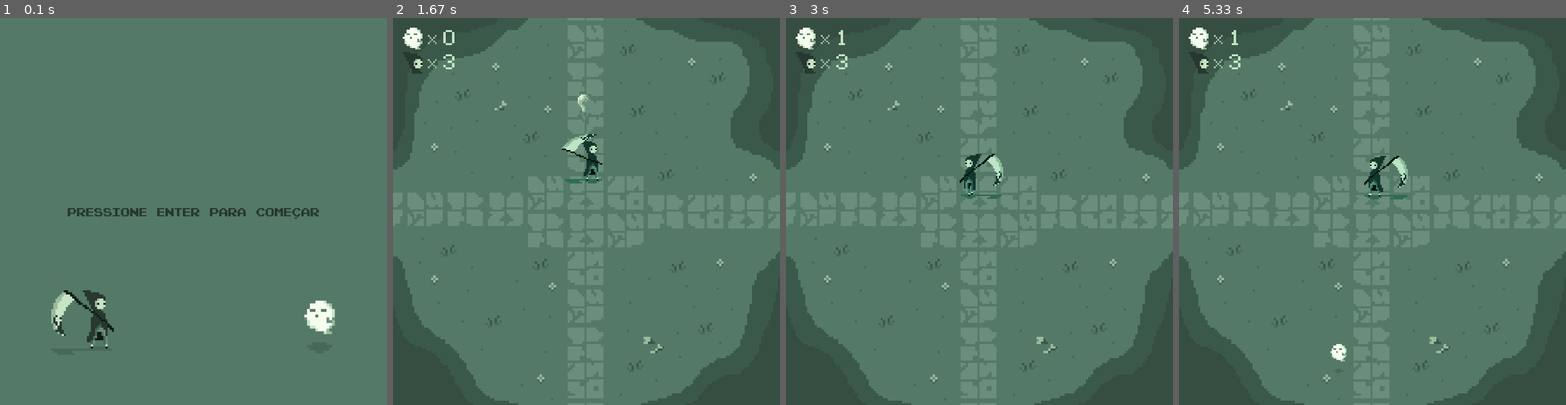
Above: before the commit, frames 1-4 (left to right).
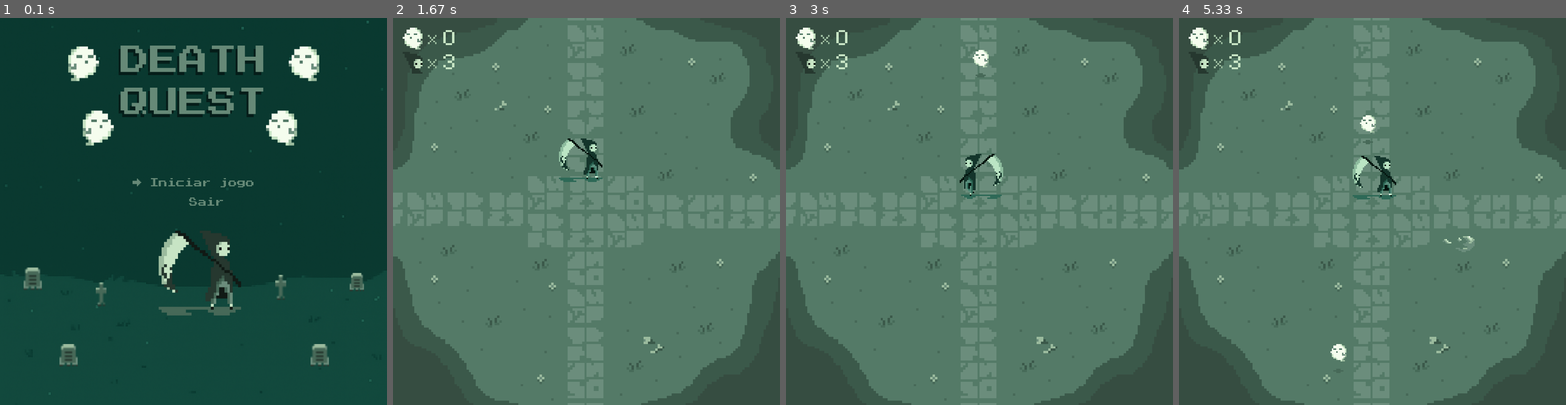
Above: after the commit, the same moments.

Repository: daskyni/jogo-pygame
Game: pygame game, started from main.py
Same seed, same stepped clock (60 frames per second), same inputs: the game is played once before the commit and once after it.
Inputs:
- Up to frame 1 (0.1 s): no input
- Up to frame 2 (1.67 s): hold Enter 0.33-0.8 s; hold Up 0.33-0.8 s; tap Space at 0.83 s; hold Up 1.17-1.63 s
- Up to frame 3 (3 s): hold Right 1.67-2.13 s; hold Left 2.17-2.7 s; hold Down from 2.73 s (still down)
- Up to frame 4 (5.33 s): release Down at 3.03 s; tap Space at 3.07, 3.47, 3.77, 3.9, 4.3, 4.6, 4.97 s; hold Left 3.4-3.8 s; hold Up 3.83-4.2 s; hold Right 4.23-4.87 s; hold Down 4.9-5.27 s; hold Left from 5.3 s (still down)

The runs differ from the first frame. In frame 1, 96% of the frame differs, in the area x 0-100%, y 0-100%; in frame 2, 0.5%; in frame 3, 0.2%; in frame 4, 1.1%.

Commit message:
Tela inicial e game over. Adição de efeitos sonoros e projetil na diagonal

Diff:
--- a/main.py
+++ b/main.py
@@ -1,6 +1,6 @@
 import pygame
 from ghosts import Ghost
-from player import Player
+from player import Player, PLAYER_MELEE_RANGE
 from projectile import Projectile
 import random
 
@@ -61,6 +61,7 @@
 
 if __name__ == "__main__":
     pygame.init()
+    pygame.mixer.init()  # Inicializa o mixer de som
 
     screen = pygame.display.set_mode((SCREEN_WIDTH, SCREEN_HEIGHT))
     pygame.display.set_caption("O Jogo do Ceifador")
@@ -76,23 +77,48 @@
     scaled_initial_background = pygame.transform.scale(initial_background_image, (SCREEN_WIDTH, SCREEN_HEIGHT))
     initial_background_rect = scaled_initial_background.get_rect()
 
-    FONT_PATH = "./fonts/Pixel Emulator.otf"
+    game_over_background_path = "./background/GAME OVER.png"
+    game_over_background_image = pygame.image.load(game_over_background_path).convert()
+    scaled_game_over_background = pygame.transform.scale(game_over_background_image, (SCREEN_WIDTH, SCREEN_HEIGHT))
+    game_over_background_rect = scaled_game_over_background.get_rect()
+
+
+    FONT_PATH = "./fonts/PressStart2P.ttf"
     pygame.font.init()
     try:
-        font_stats = pygame.font.Font(FONT_PATH, 20)
-        font_title = pygame.font.Font(FONT_PATH, 20)
-        font_instruction = pygame.font.Font(FONT_PATH, 25)
+        font_stats = pygame.font.Font(FONT_PATH, 18)
+        font_title = pygame.font.Font(FONT_PATH, 18)
+        font_instruction = pygame.font.Font(FONT_PATH, 18)
     except pygame.error:
         print(f"Aviso: Fonte '{FONT_PATH}' não encontrada. Usando fonte padrão.")
         font_stats = pygame.font.Font(None, 38)
         font_title = pygame.font.Font(None, 76)
         font_instruction = pygame.font.Font(None, 42)
 
+    # Carrega o som de ataque
+    scythe_swoosh_sound = None
+    projectile_launch_sound = None
+    try:
+        scythe_swoosh_sound = pygame.mixer.Sound('./sounds/foice.wav') # Som da foice
+        projectile_launch_sound = pygame.mixer.Sound('./sounds/projetil.wav') # Som do lançamento do projétil
+    except pygame.error:
+        print("Aviso: Arquivo de som para foice ou projétil não encontrado. Sons de ataque não serão reproduzidos.")
+        scythe_swoosh_sound = None
+        projectile_launch_sound = None
+
     TELA_INICIAL = "TELA_INICIAL"
     JOGANDO = "JOGANDO"
     GAME_OVER = "GAME_OVER"
     game_state = TELA_INICIAL
 
+    # Menu interativo
+    menu_options = ["Iniciar jogo", "Sair"]
+    selected_option = 0
+
+    game_over_options = ["Reiniciar", "Sair"]
+    game_over_selected = 0
+
+
     GHOST_SPAWN_EVENT = pygame.USEREVENT + 1
     pygame.time.set_timer(GHOST_SPAWN_EVENT, 2000)
 
@@ -122,9 +148,6 @@
     projectiles = pygame.sprite.Group()
 
     smoke_frames = load_smoke_frames()
-
-    last_shot_time = 0
-    shot_cooldown = 1500  # ms
 
     clock = pygame.time.Clock()
 
@@ -140,38 +163,57 @@
 
             if game_state == TELA_INICIAL:
                 if event.type == pygame.KEYDOWN:
-                    if event.key == pygame.K_RETURN:
-                        inicializa_jogo(player, ghosts)
-                        game_state = JOGANDO
+                    if event.key == pygame.K_UP:
+                        selected_option = (selected_option - 1) % len(menu_options)
+                    elif event.key == pygame.K_DOWN:
+                        selected_option = (selected_option + 1) % len(menu_options)
+                    elif event.key == pygame.K_RETURN:
+                        if menu_options[selected_option] == "Iniciar jogo":
+                            inicializa_jogo(player, ghosts)
+                            game_state = JOGANDO
+                        elif menu_options[selected_option] == "Sair":
+                            running = False
 
             elif game_state == JOGANDO:
                 player.handle_input(event)
+                if event.type == pygame.KEYDOWN:
+                    if event.key == pygame.K_SPACE:
+                        # Tenta iniciar o ataque. Se for bem-sucedido (não em cooldown)...
+                        if player.attack(scythe_swoosh_sound):
+                            # Verifica se foi um ataque corpo a corpo (melee)
+                            melee_hit_occurred = False
+                            for ghost in ghosts:
+                                distance = pygame.Vector2(player.rect.center).distance_to(ghost.rect.center)
+                                if distance <= PLAYER_MELEE_RANGE:
+                                    ghost.take_damage(player.player_damage)
+                                    melee_hit_occurred = True
+
+                            # Se NENHUM fantasma foi atingido no corpo a corpo, lança o projétil
+                            if not melee_hit_occurred:
+                                if projectile_launch_sound:
+                                    projectile_launch_sound.play()
+                                # Calcula a posição inicial do projétil com um deslocamento
+                                offset_distance = 40
+                                proj_start_pos = pygame.Vector2(player.rect.center) + player.direction * offset_distance
+                                # Cria o projétil usando o vetor de direção do jogador
+                                proj = Projectile(proj_start_pos, player.direction, smoke_frames)
+                                projectiles.add(proj)
 
             elif game_state == GAME_OVER:
                 if event.type == pygame.KEYDOWN:
-                    if event.key == pygame.K_RETURN:
-                        inicializa_jogo(player, ghosts)
-                        game_state = JOGANDO
-                    elif event.key == pygame.K_ESCAPE:
-                        running = False
+                    if event.key == pygame.K_UP:
+                        game_over_selected = (game_over_selected - 1) % len(game_over_options)
+                    elif event.key == pygame.K_DOWN:
+                        game_over_selected = (game_over_selected + 1) % len(game_over_options)
+                    elif event.key == pygame.K_RETURN:
+                        if game_over_options[game_over_selected] == "Reiniciar":
+                            inicializa_jogo(player, ghosts)
+                            game_state = JOGANDO
+                        elif game_over_options[game_over_selected] == "Sair":
+                            running = False
+
 
         if game_state == JOGANDO:
-            # Disparo automático do projetil
-            if current_time - last_shot_time >= shot_cooldown:
-                last_shot_time = current_time
-                x, y = player.rect.center
-                offset = 60
-                if player.direction == 'right':
-                    x += offset
-                elif player.direction == 'left':
-                    x -= offset
-                elif player.direction == 'up':
-                    y -= offset
-                elif player.direction == 'down':
-                    y += offset
-                proj = Projectile((x, y), player.direction, smoke_frames)
-                projectiles.add(proj)
-
             projectiles.update()
 
             # Colisão projetil x fantasmas
@@ -181,15 +223,19 @@
                     for ghost in hits:
                         ghost.take_damage(1)
                         if ghost.lives_remaining <= 0:
-                            ghosts_killed += 1  # incrementa contador
+                            ghosts_killed += 1
                     proj.kill()
 
         # Desenha telas
         if game_state == TELA_INICIAL:
             screen.blit(scaled_initial_background, initial_background_rect)
-            instrucao_surface = font_instruction.render("Pressione ENTER para começar", True, (38, 56, 48))
-            instrucao_rect = instrucao_surface.get_rect(center=(SCREEN_WIDTH // 2, SCREEN_HEIGHT // 2))
-            screen.blit(instrucao_surface, instrucao_rect)
+            menu_y_start = 340
+            for i, option in enumerate(menu_options):
+                color = (102, 137, 119) if i == selected_option else (102, 137, 119)
+                prefix = "→ " if i == selected_option else "   "
+                option_surface = font_instruction.render(prefix + option, True, color)
+                option_rect = option_surface.get_rect(center=(SCREEN_WIDTH // 2, menu_y_start + i * 40))
+                screen.blit(option_surface, option_rect)
 
         elif game_state == JOGANDO:
             screen.blit(scaled_background, background_rect)
@@ -213,24 +259,23 @@
                 game_state = GAME_OVER
 
         elif game_state == GAME_OVER:
-            screen.blit(scaled_initial_background, initial_background_rect)
-
-            game_over_surface = font_title.render("GAME OVER", True, (38, 56, 48))
-            instrucao_restart_surface = font_instruction.render("ENTER para reiniciar", True, (38, 56, 48))
-            instrucao_sair_surface = font_stats.render("ESC para sair", True, (38, 56, 48))
-
+            screen.blit(scaled_game_over_background, game_over_background_rect)
+
+            # Texto de fantasmas mortos
             kill_count_text = f"Você matou {ghosts_killed} fantasmas"
-            kill_count_surface = font_stats.render(kill_count_text, True, (38, 56, 48))
-
-            game_over_rect = game_over_surface.get_rect(center=(SCREEN_WIDTH // 2, SCREEN_HEIGHT // 3))
-            instrucao_restart_rect = instrucao_restart_surface.get_rect(center=(SCREEN_WIDTH // 2, SCREEN_HEIGHT // 2))
-            instrucao_sair_rect = instrucao_sair_surface.get_rect(center=(SCREEN_WIDTH // 2, SCREEN_HEIGHT // 2 + 60))
-            kill_count_rect = kill_count_surface.get_rect(center=(SCREEN_WIDTH // 2, SCREEN_HEIGHT // 2 - 40))
-
-            screen.blit(game_over_surface, game_over_rect)
+            kill_count_surface = font_stats.render(kill_count_text, True, (102, 137, 119))
+            kill_count_rect = kill_count_surface.get_rect(center=(SCREEN_WIDTH // 2, 300))
             screen.blit(kill_count_surface, kill_count_rect)
-            screen.blit(instrucao_restart_surface, instrucao_restart_rect)
-            screen.blit(instrucao_sair_surface, instrucao_sair_rect)
+
+            # Menu com flechinha
+            menu_y_start = 340
+            for i, option in enumerate(game_over_options):
+                color = (102, 137, 119)
+                prefix = "→ " if i == game_over_selected else "   "
+                option_surface = font_instruction.render(prefix + option, True, color)
+                option_rect = option_surface.get_rect(center=(SCREEN_WIDTH // 2, menu_y_start + i * 40))
+                screen.blit(option_surface, option_rect)
+
 
         pygame.display.flip()
         clock.tick(FPS)
--- a/player.py
+++ b/player.py
@@ -3,6 +3,7 @@
 
 PLAYER_TOTAL_LIVES = 3
 PLAYER_INVULNERABILITY_DURATION = 1000
+PLAYER_MELEE_RANGE = 70 # Distância para ataque corpo a corpo
 PLAYER_ATTACK_DURATION = 500
 PLAYER_ATTACK_COOLDOWN = 1500
 PLAYER_KNOCKBACK_DURATION = 200
@@ -72,7 +73,7 @@
         self.direction_x = 0
         self.direction_y = 0
         self.facing_right = True
-        self.direction = 'right'  # Direção atual para disparo
+        self.direction = pygame.Vector2(1, 0)  # Direção atual para disparo
 
         self.total_lives = PLAYER_TOTAL_LIVES
         self.lives_remaining = self.total_lives
@@ -97,6 +98,14 @@
     def update(self):
         now = pygame.time.get_ticks()
 
+        # Atualiza o vetor de direção com base no estado do movimento
+        # Isso garante que a direção para o projétil esteja sempre correta.
+        if self.direction_x != 0 or self.direction_y != 0:
+            self.direction.x = self.direction_x
+            self.direction.y = self.direction_y
+            if self.direction.length_squared() > 0: # Evita normalizar um vetor nulo
+                self.direction.normalize_ip()
+
         if self.is_knocked_back:
             if now - self.knockback_start_time < PLAYER_KNOCKBACK_DURATION:
                 self.rect.x += self.knockback_direction.x * PLAYER_KNOCKBACK_SPEED
@@ -110,12 +119,6 @@
             self.rect.y += self.direction_y * self.speed
 
         self.rect.clamp_ip(pygame.Rect(0, 0, SCREEN_WIDTH, SCREEN_HEIGHT))
-
-        if not self.is_knocked_back and not self.is_attacking and (now - self.last_attack_time > self.attack_cooldown):
-            self.is_attacking = True
-            self.attack_timer = now
-            self.last_attack_time = now
-            self.current_attack_frame = 0
 
         if self.is_attacking:
             self.animate_attack()
@@ -193,6 +196,18 @@
             else:
                 self.image = base_image
                 self.update_hitbox(False)
+
+    def attack(self, scythe_sound):
+        now = pygame.time.get_ticks()
+        if not self.is_attacking and (now - self.last_attack_time > self.attack_cooldown):
+            self.is_attacking = True
+            self.attack_timer = now
+            self.last_attack_time = now
+            self.current_attack_frame = 0
+            if scythe_sound:
+                scythe_sound.play()
+            return True # Ataque iniciado com sucesso
+        return False # Ataque em cooldown ou já atacando
 
     def take_damage(self, amount, damage_source=None):
         if not self.invulnerable:
@@ -223,20 +238,16 @@
                 self.direction_x = 1
                 self.walking = True
                 self.facing_right = True
-                self.direction = 'right'
             elif event.key == pygame.K_LEFT or event.key == pygame.K_a:
                 self.direction_x = -1
                 self.walking = True
                 self.facing_right = False
-                self.direction = 'left'
             elif event.key == pygame.K_UP or event.key == pygame.K_w:
                 self.direction_y = -1
                 self.walking = True
-                self.direction = 'up'
             elif event.key == pygame.K_DOWN or event.key == pygame.K_s:
                 self.direction_y = 1
                 self.walking = True
-                self.direction = 'down'
 
         elif event.type == pygame.KEYUP:
             if event.key == pygame.K_RIGHT or event.key == pygame.K_d:
--- a/projectile.py
+++ b/projectile.py
@@ -1,49 +1,42 @@
 import pygame
+import math
 
 class Projectile(pygame.sprite.Sprite):
-    def __init__(self, pos, direction, smoke_sprites):
+    def __init__(self, pos, direction_vector, smoke_sprites):
         super().__init__()
 
         scale_factor = 3
 
         # Redimensiona os sprites da fumaça
-        scaled_sprites = [
+        original_scaled_sprites = [
             pygame.transform.scale(
                 img,
                 (img.get_width() * scale_factor, img.get_height() * scale_factor)
             ) for img in smoke_sprites
         ]
 
-        # Ajusta sprites conforme direção
-        if direction == 'left':
-            scaled_sprites = [pygame.transform.flip(img, True, False) for img in scaled_sprites]
-        elif direction == 'up':
-            scaled_sprites = [pygame.transform.rotate(img, 90) for img in scaled_sprites]
-        elif direction == 'down':
-            scaled_sprites = [pygame.transform.rotate(img, -90) for img in scaled_sprites]
+        # Rotaciona os sprites com base no vetor de direção
+        # O sprite original aponta para a direita (ângulo 0)
+        # Usamos math.atan2 para um cálculo de ângulo mais robusto.
+        # O Y é invertido (-direction_vector.y) por causa do sistema de coordenadas do Pygame.
+        angle = math.degrees(math.atan2(-direction_vector.y, direction_vector.x))
+        scaled_sprites = [pygame.transform.rotate(img, angle) for img in original_scaled_sprites]
 
         self.smoke_sprites = scaled_sprites
         self.frame_index = 0
         self.animation_speed = 0.2
         self.frame_counter = 0
         self.speed = 8
-        self.direction = direction
+        self.direction = direction_vector
         self.image = self.smoke_sprites[self.frame_index]
-        self.rect = self.image.get_rect(center=pos)
         self.rect = self.image.get_rect(center=pos)
 
         self.hitbox = self.rect.inflate(-self.rect.width * 0.5, -self.rect.height * 0.3)
 
     def update(self):
-        # Movimento conforme direção
-        if self.direction == 'right':
-            self.rect.x += self.speed
-        elif self.direction == 'left':
-            self.rect.x -= self.speed
-        elif self.direction == 'up':
-            self.rect.y -= self.speed
-        elif self.direction == 'down':
-            self.rect.y += self.speed
+        # Movimento com base no vetor de direção
+        self.rect.x += self.direction.x * self.speed
+        self.rect.y += self.direction.y * self.speed
 
         # Atualiza a hitbox junto com o rect
         self.hitbox.center = self.rect.center
Binary file added: background/GAME OVER.png
Binary file changed: background/backgroundInitial.png
Binary file removed: fonts/Pixel Emulator.otf
Binary file added: fonts/PressStart2P.ttf
Not shown, added: sounds/foice.wav
Not shown, added: sounds/projetil.wav
